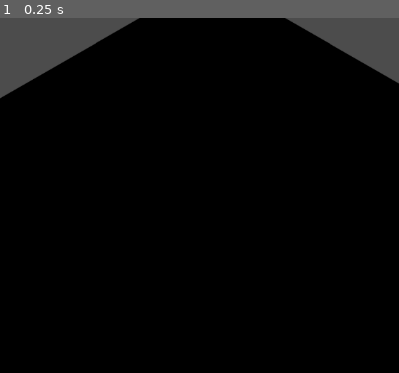
Above: before the commit, frame 1.
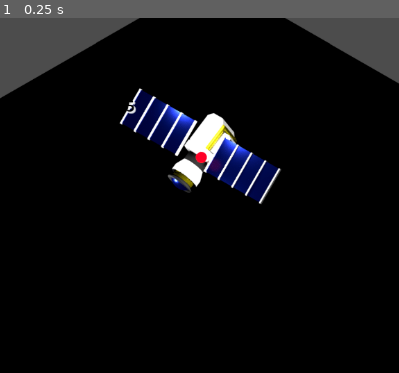
Above: after the commit, the same moment.

Repository: lifflander/stp
Game: Godot game, scene res://node_2d.tscn
The game is run twice, just before and just after one commit, with the same random seed, the same clock (stepped at 60 frames per second) and the same inputs.
Inputs:
- Up to frame 1 (0.25 s): no input
The pictures show only the part of the screen within x 21-71%, y 0-50%; the shares and areas given below are measured in that part.

The runs differ from the first frame. In frame 1, 5.4% of the frame differs, in the area x 29-71%, y 19-53%.

Commit message:
Add new unit

Diff:
--- a/LogicEngine.gd
+++ b/LogicEngine.gd
@@ -31,6 +31,7 @@
 		# Dummy insertion of a unit
 		if player_id == 0:
 			units.append(SpacemanUnit.new(in_le, tile_map, Vector2i(player_id+5, player_id+5)))
+			units.append(SatelliteUnit.new(in_le, tile_map, Vector2i(player_id+1, player_id+1)))
 		elif player_id == 1:
 			units.append(TankUnit.new(in_le, tile_map, Vector2i(player_id+5, player_id+5)))
 		elif player_id == 2:
@@ -202,6 +203,20 @@
 	func getName():
 		return "Spaceship"
 
+class SatelliteUnit extends Unit:
+	func _init(in_le : LogicEngine, in_tile_map : IsoTileMap, in_location : Vector2i):
+		var unit_source_id : int = unit_tile_set
+		var unit_coords : Vector2i = Vector2i(7, 0)
+		abilities.hp = 5
+		abilities.distance = 2
+		super(in_le, in_tile_map, in_location, unit_source_id, unit_coords)
+
+	func getValidTypes() -> Array[Map.TileTypeEnum]:
+		return [Map.TileTypeEnum.LAND, Map.TileTypeEnum.MOUNTAIN, Map.TileTypeEnum.ATMOSPHERE, Map.TileTypeEnum.SPACE]
+
+	func getName():
+		return "Satellite"
+
 var is_initialized : bool = false
 
 func buildCity(unit_location : Vector2i):
--- a/TileMap.gd
+++ b/TileMap.gd
@@ -163,6 +163,8 @@
 	var origin = source.get_tile_data(unit.unit_coord, 0).texture_origin
 	start_pos.y -= origin.y
 	end_pos.y -= origin.y
+	start_pos.x -= origin.x
+	end_pos.x -= origin.x
 	new_sprite.texture = source.get_texture()
 	new_sprite.region_enabled = true
 	new_sprite.region_rect = source.get_tile_texture_region(unit.unit_coord)
--- a/iso-tileset-2.tres
+++ b/iso-tileset-2.tres
@@ -66,6 +66,12 @@
 6:0/0 = 0
 6:0/0/texture_origin = Vector2i(0, 40)
 6:0/0/material = ExtResource("2_40q4k")
+7:0/0 = 0
+7:0/0/texture_origin = Vector2i(-20, 40)
+7:0/0/material = ExtResource("2_40q4k")
+8:0/0 = 0
+8:0/0/texture_origin = Vector2i(-20, 40)
+8:0/0/material = ExtResource("2_40q4k")
 
 [sub_resource type="TileSetAtlasSource" id="TileSetAtlasSource_cxa5v"]
 texture = ExtResource("1_o4mdy")
@@ -166,6 +172,10 @@
 5:0/0/texture_origin = Vector2i(0, 40)
 6:0/0 = 0
 6:0/0/texture_origin = Vector2i(0, 40)
+7:0/0 = 0
+7:0/0/texture_origin = Vector2i(-20, 40)
+8:0/0 = 0
+8:0/0/texture_origin = Vector2i(-20, 40)
 
 [sub_resource type="TileSetAtlasSource" id="TileSetAtlasSource_r0v2n"]
 texture = ExtResource("7_6aigk")
Binary file changed: assets/tilesets/Units-Tileset_1.png
